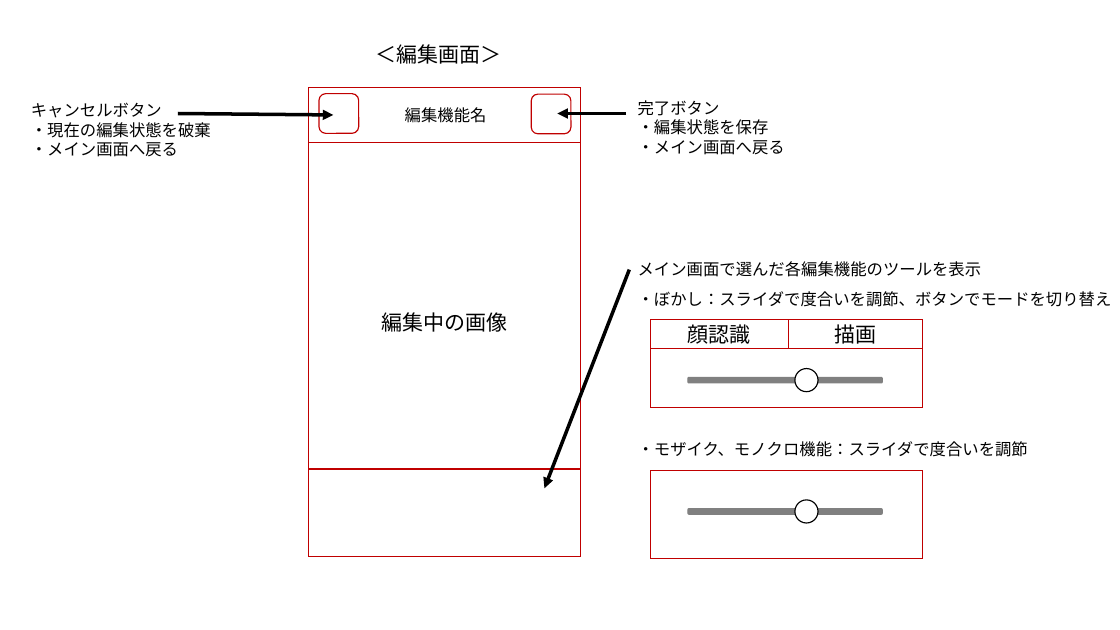
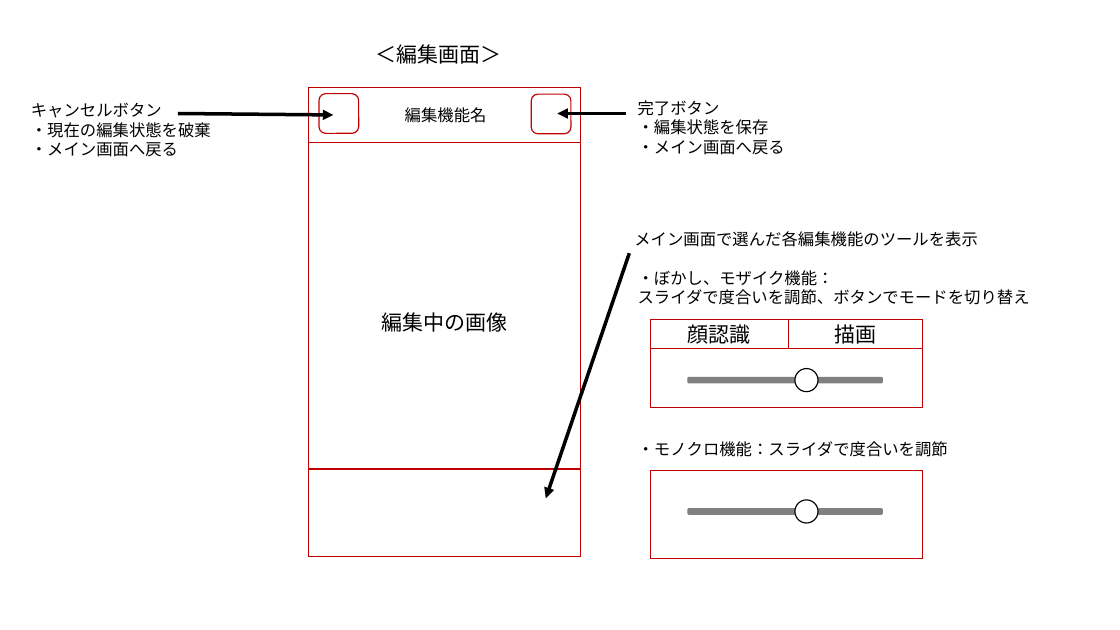
Before and after one commit to saganoH/InstaExt, a slide deck: slide 4 of InstaExt/docs/InstaExt_Ver1.1_画面仕様書.pptx. Drawn at 1120x630 pixels with LibreOffice and Linux fonts; fonts in the diff are those of the drawing. Boxes give left, top, right and bottom in pixels: in the first picture for what was removed or moved away, otherwise in the second. Text is boxed around its words. In the diff, an @@ line names an element or a change of style, - is before the commit and + after.

Commit message:
[task] card_206 顔認識の仕様策定(ver1.1)
* 機能仕様書・画面仕様書更新（モザイクの顔認識追加）

```diff
--- a/InstaExt/docs/InstaExt_Ver1.1_画面仕様書.pptx
+++ b/InstaExt/docs/InstaExt_Ver1.1_画面仕様書.pptx
@@ text "メイン画面で選んだ各編集機能のツールを表示": place and size @@
-text "メイン画面で選んだ各編集機能のツールを表示" at box(638, 261, 982, 277)
+text "メイン画面で選んだ各編集機能のツールを表示" at box(634, 231, 978, 247)
@@ arrow moved from (629, 270) - (544, 488) to (629, 253) - (546, 498) @@
@@ text at box(638, 270, 1030, 305): text changed @@
-・ぼかし：スライダで度合いを調節、ボタンでモードを切り替え
+・ぼかし、モザイク機能：
+スライダで度合いを調節、ボタンでモードを切り替え
@@ text at box(638, 441, 948, 457): text changed @@
-・モザイク、モノクロ機能：スライダで度合いを調節
+・モノクロ機能：スライダで度合いを調節
```
Also in this commit, not shown: 1 other file.
